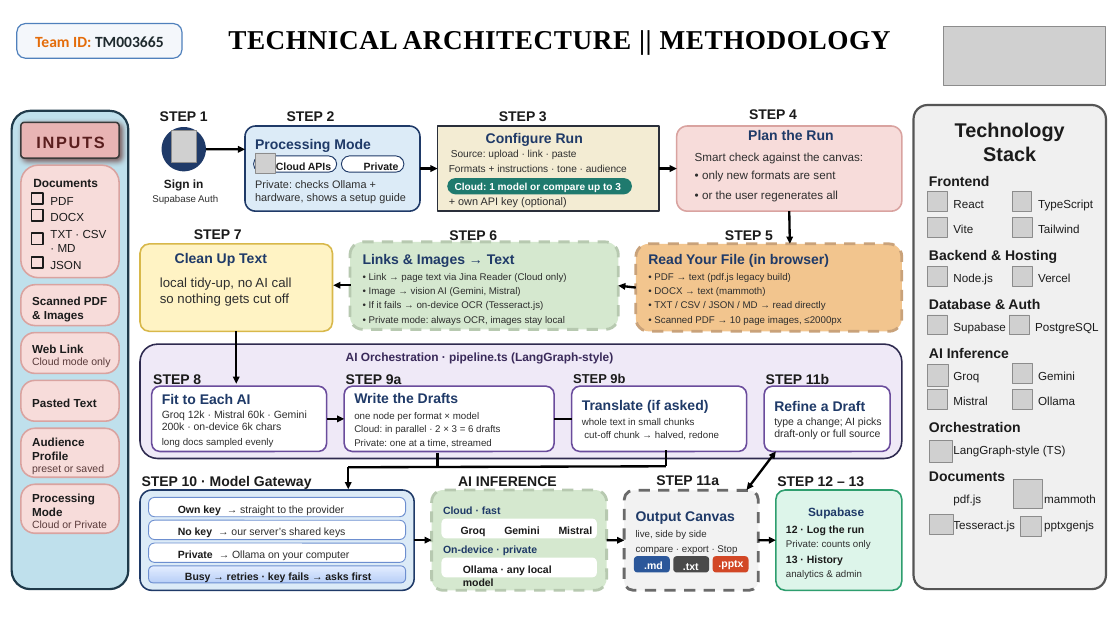
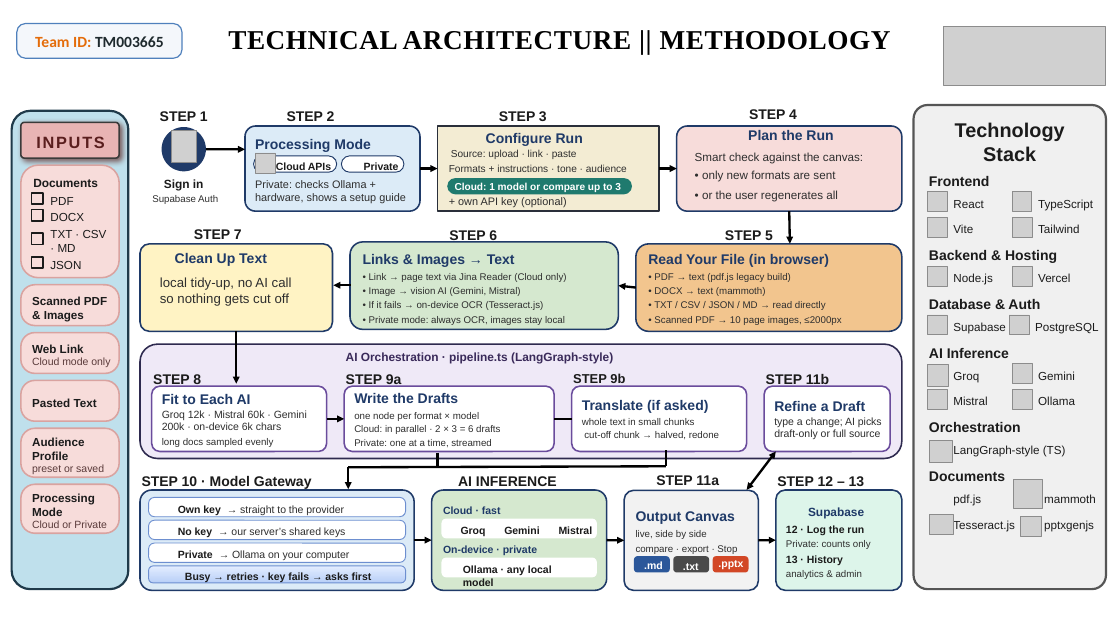
Before and after one commit to SiddharthDevmurari/SankShep.ai-SFIC, a slide deck: slide 4 of SFIC Synopsis PPT.pptx. Drawn at 1120x630 pixels with LibreOffice and Linux fonts; fonts in the diff are those of the drawing; grey boxes stand for pictures; background and template pictures are left out. Boxes give left, top, right and bottom in pixels: in the first picture for what was removed or moved away, otherwise in the second. Text is boxed around its words. In the diff, an @@ line names an element or a change of style, - is before the commit and + after.

```diff
--- a/SFIC Synopsis PPT.pptx
+++ b/SFIC Synopsis PPT.pptx
@@ rounded rectangle at (676, 126, 902, 211): outline #D9A3A0 2 pt to #1F3A68 2 pt @@
@@ rounded rectangle at (140, 244, 333, 331): outline #D8B84A 2 pt to #1F3A68 2 pt @@
@@ rounded rectangle at (350, 242, 618, 329): outline #B7C9B0 3.6 pt dashed to #1F3A68 2 pt @@
@@ rounded rectangle at (636, 244, 902, 331): outline #C9A27A 3.6 pt dashed to #1F3A68 2 pt @@
@@ rounded rectangle at (432, 490, 606, 590): outline #B7C9B0 3.6 pt dashed to #1F3A68 2 pt @@
@@ rounded rectangle at (624, 491, 759, 591): outline #6A6A6A 3.6 pt dashed to #1F3A68 2 pt @@
@@ rounded rectangle at (776, 490, 902, 590): outline #2E9E6E 2 pt to #1F3A68 2 pt @@
```
Also in this commit, not shown: 1 other slide changed, 1 other file.
